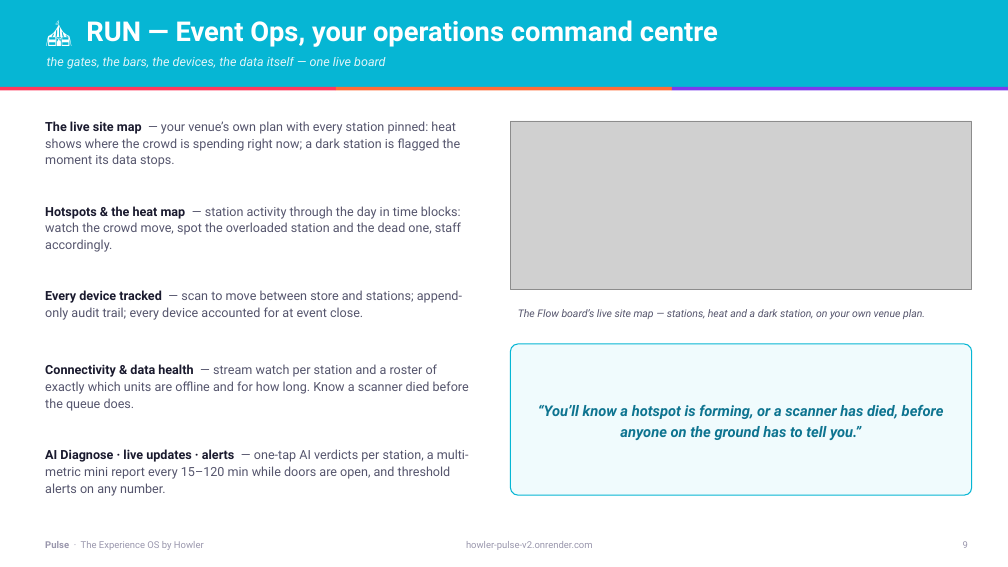
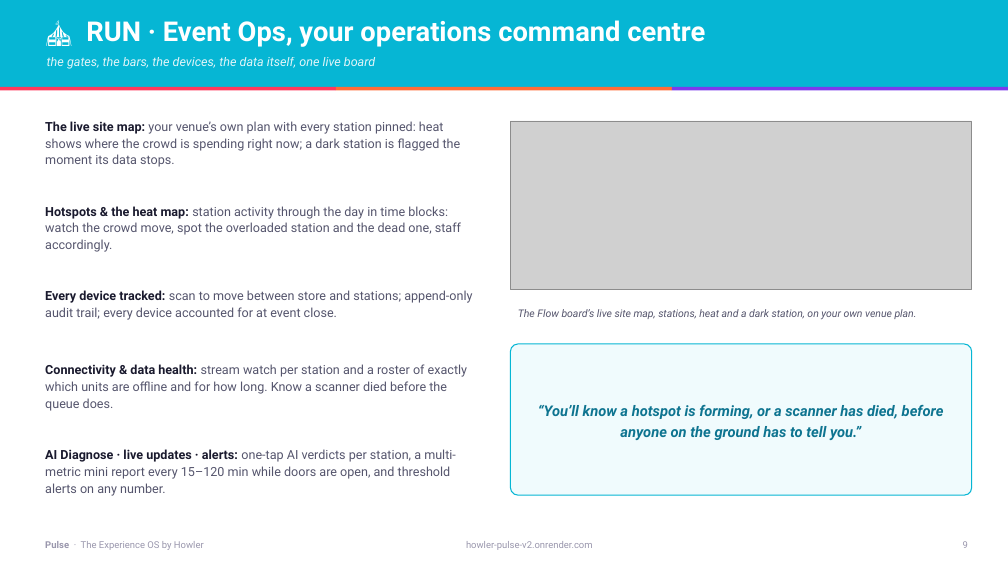
Before and after one commit to Shai-Xai/Shai-looker2, a slide deck: slide 9 of docs/sales-collateral/Pulse-Sales-Deck.pptx. Drawn at 1008x567 pixels with LibreOffice and Linux fonts; fonts in the diff are those of the drawing; grey boxes stand for pictures. Boxes give left, top, right and bottom in pixels: in the first picture for what was removed or moved away, otherwise in the second. Text is boxed around its words. In the diff, an @@ line names an element or a change of style, - is before the commit and + after.

```diff
--- a/docs/sales-collateral/Pulse-Sales-Deck.pptx
+++ b/docs/sales-collateral/Pulse-Sales-Deck.pptx
@@ text at bbox=[86, 20, 705, 47]: text changed @@
-🎪 RUN — Event Ops, your operations command centre
+🎪 RUN · Event Ops, your operations command centre
@@ text at bbox=[47, 57, 375, 69]: text changed @@
-the gates, the bars, the devices, the data itself — one live board
+the gates, the bars, the devices, the data itself, one live board
@@ text at bbox=[45, 121, 461, 167]: text changed @@
-The live site map — your venue’s own plan with every station pinned: heat shows where the crowd is spending right now; a dark station is flagged the moment its data stops.
+The live site map: your venue’s own plan with every station pinned: heat shows where the crowd is spending right now; a dark station is flagged the moment its data stops.
@@ text at bbox=[45, 206, 461, 252]: text changed @@
-Hotspots & the heat map — station activity through the day in time blocks: watch the crowd move, spot the overloaded station and the dead one, staff accordingly.
+Hotspots & the heat map: station activity through the day in time blocks: watch the crowd move, spot the overloaded station and the dead one, staff accordingly.
@@ text at bbox=[45, 290, 472, 320]: text changed @@
-Every device tracked — scan to move between store and stations; append-only audit trail; every device accounted for at event close.
+Every device tracked: scan to move between store and stations; append-only audit trail; every device accounted for at event close.
@@ text at bbox=[518, 309, 917, 319]: text changed @@
-The Flow board’s live site map — stations, heat and a dark station, on your own venue plan.
+The Flow board’s live site map, stations, heat and a dark station, on your own venue plan.
@@ text at bbox=[45, 364, 467, 411]: text changed @@
-Connectivity & data health — stream watch per station and a roster of exactly which units are offline and for how long. Know a scanner died before the queue does.
+Connectivity & data health: stream watch per station and a roster of exactly which units are offline and for how long. Know a scanner died before the queue does.
@@ text at bbox=[45, 449, 456, 496]: text changed @@
-AI Diagnose · live updates · alerts — one-tap AI verdicts per station, a multi-metric mini report every 15–120 min while doors are open, and threshold alerts on any number.
+AI Diagnose · live updates · alerts: one-tap AI verdicts per station, a multi-metric mini report every 15–120 min while doors are open, and threshold alerts on any number.
```
Also in this commit, not shown: 12 other slides changed, 3 other files.
